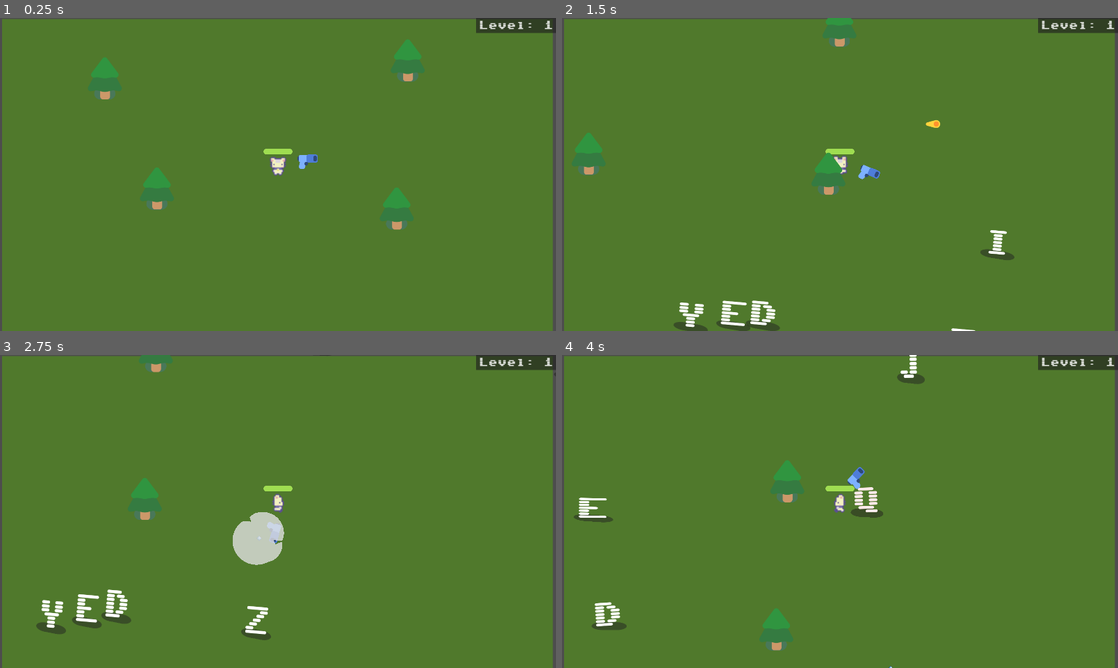
Above: before the commit, frames 1-4 (two rows, left to right).
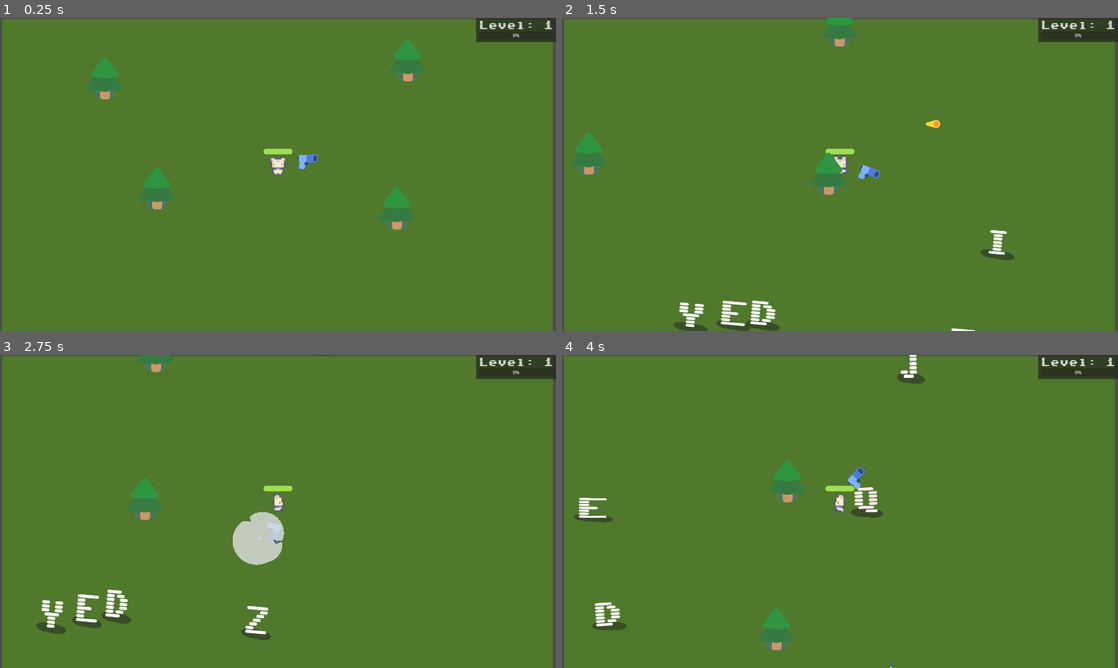
Above: after the commit, the same moments.

Repository: cu-jonas/cozy_cook
Game: Godot game, scene res://main.tscn
The game is run twice, just before and just after one commit, with the same random seed, the same clock (stepped at 60 frames per second) and the same inputs.
Inputs:
- Up to frame 1 (0.25 s): no input
- Up to frame 2 (1.5 s): tap Enter at 0.5 s; hold D (move_right) 0.53-1.28 s; hold S (move_down) from 1.28 s (still down)
- Up to frame 3 (2.75 s): release S (move_down) at 2.03 s; hold D (move_right) from 2.03 s (still down)
- Up to frame 4 (4 s): release D (move_right) at 2.78 s; hold W (move_up) 2.78-3.53 s; hold A (move_left) from 3.53 s (still down)

The runs differ from the first frame. In frame 1, 0.4% of the frame differs, in the area x 85-100%, y 4-8%; in frame 2, 0.4%; in frame 3, 0.4%; in frame 4, 0.4%.

Commit message:
added progress bar

Diff:
--- a/characters/player_cat/player_cat.gd
+++ b/characters/player_cat/player_cat.gd
@@ -13,6 +13,7 @@
 
 signal health_depleted
 signal level_up
+signal xp_earned
 
 func _physics_process(delta: float):
 	var direction = Input.get_vector("move_left", "move_right", "move_up", "move_down")
@@ -39,16 +40,27 @@
 func collect_xp(amount: int):
 	xp+=amount
 	_check_level_up()
+	# run this after the level up so it goes down!
+	xp_earned.emit()
 
 func _check_level_up():
 	while level - 1 < xp_requirements.size() and xp >= xp_requirements[level - 1]:
 		xp -= xp_requirements[level - 1] # subtract spent XP (optional)
 		level += 1
 		print("Level up! Now level ", level)
-		AudioManager.play_sfx("PlayerLevelUp", 0, true)
 		level_up.emit()
 
 
 func _on_level_up() -> void:
+		AudioManager.play_sfx("PlayerLevelUp", 0, true)
 		scale = Vector2.ONE * (1.0 + (float(level) / 5.0))
 		%Weapon.set_weapon_cooldown(weapon_speed[level])
+
+func get_xp_progress() -> float:
+	if level - 1 >= xp_requirements.size():
+		# Already at or above max level
+		return 1.0
+
+	var required_xp = xp_requirements[level - 1]
+	var progress = float(xp) / float(required_xp)
+	return clamp(progress, 0.0, 1.0)
--- a/game.gd
+++ b/game.gd
@@ -17,7 +17,8 @@
 func _on_player_health_depleted() -> void:
 	game_over.emit()
 
-
 func _on_cat_player_level_up() -> void:
 	%Label_PlayerLevel.text = "Level " + str(%CatPlayer.level)
-	 # Replace with function body.
+
+func _on_cat_player_xp_earned() -> void:
+	%Progress_PlayerXP.value = %CatPlayer.get_xp_progress() * 100.0
--- a/game.tscn
+++ b/game.tscn
@@ -83,6 +83,11 @@
 theme_override_font_sizes/font_size = 32
 text = "Level: 1"
 
+[node name="Progress_PlayerXP" type="ProgressBar" parent="PlayerHUD/PanelContainer/VBoxContainer"]
+unique_name_in_owner = true
+layout_mode = 2
+
 [connection signal="health_depleted" from="CatPlayer" to="." method="_on_player_health_depleted"]
 [connection signal="level_up" from="CatPlayer" to="." method="_on_cat_player_level_up"]
+[connection signal="xp_earned" from="CatPlayer" to="." method="_on_cat_player_xp_earned"]
 [connection signal="timeout" from="Timer" to="." method="spawn_mob"]
Not shown, changed: README.md
